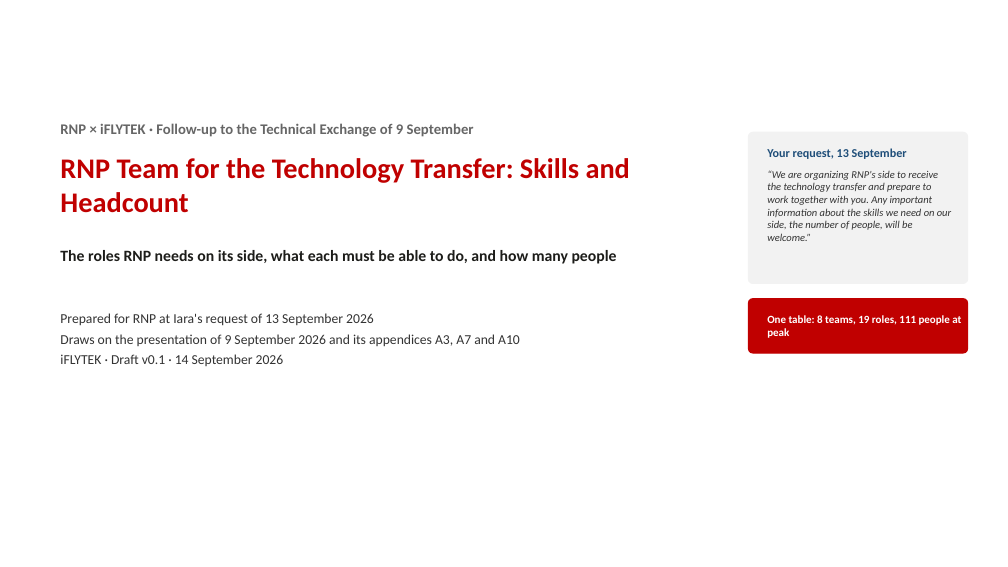
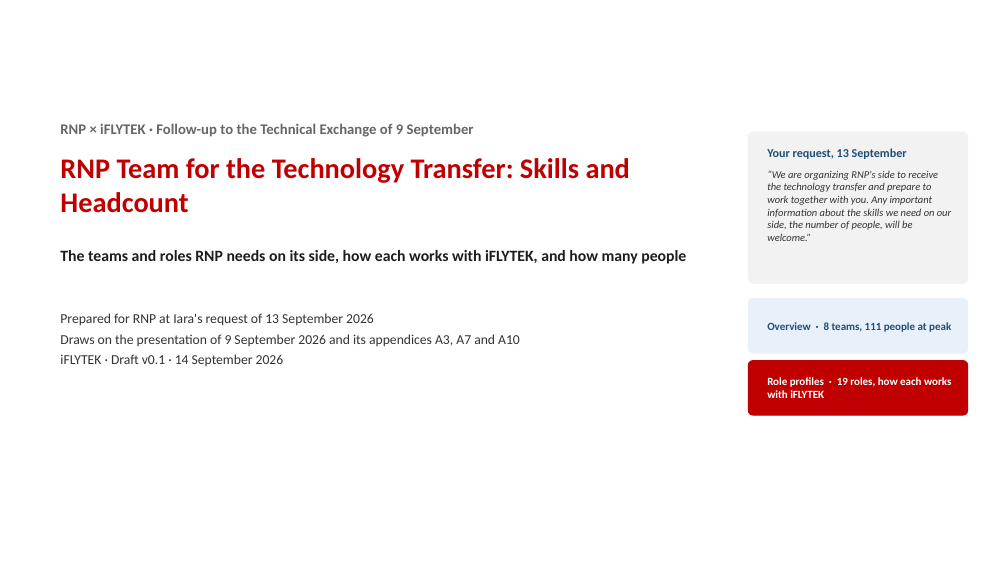
Before and after one commit to chyhcs/wyyh, a slide deck: slide 1 of RNP-Team-for-Technology-Transfer-Skills-and-Headcount.pptx. Drawn at 1008x567 pixels with LibreOffice and Linux fonts; fonts in the diff are those of the drawing. Boxes give left, top, right and bottom in pixels: in the first picture for what was removed or moved away, otherwise in the second. Text is boxed around its words. In the diff, an @@ line names an element or a change of style, - is before the commit and + after.

```diff
--- a/RNP-Team-for-Technology-Transfer-Skills-and-Headcount.pptx
+++ b/RNP-Team-for-Technology-Transfer-Skills-and-Headcount.pptx
@@ text at <box>60,250,686,264</box>: text changed @@
-The roles RNP needs on its side, what each must be able to do, and how many people
+The teams and roles RNP needs on its side, how each works with iFLYTEK, and how many people
@@ rounded rectangle at <box>749,299,968,353</box>: fill #C00000 to #E8F0FA; outline #C00000 1 pt to #E8F0FA 1 pt @@
@@ text at <box>767,322,951,332</box>: text changed; text colour #FFFFFF to #1F4E79 @@
-One table: 8 teams, 19 roles, 111 people at peak
+Overview · 8 teams, 111 people at peak
@@ rounded rectangle added at <box>749,361,968,415</box>, fill #C00000, outline #C00000 1 pt @@
@@ text added at <box>767,377,951,398</box>, 10.5 pt, text #FFFFFF, bold @@
+Role profiles · 19 roles, how each works with iFLYTEK
```
Also in this commit, not shown: 1 other slide changed, 1 slide added, 1 other file.
